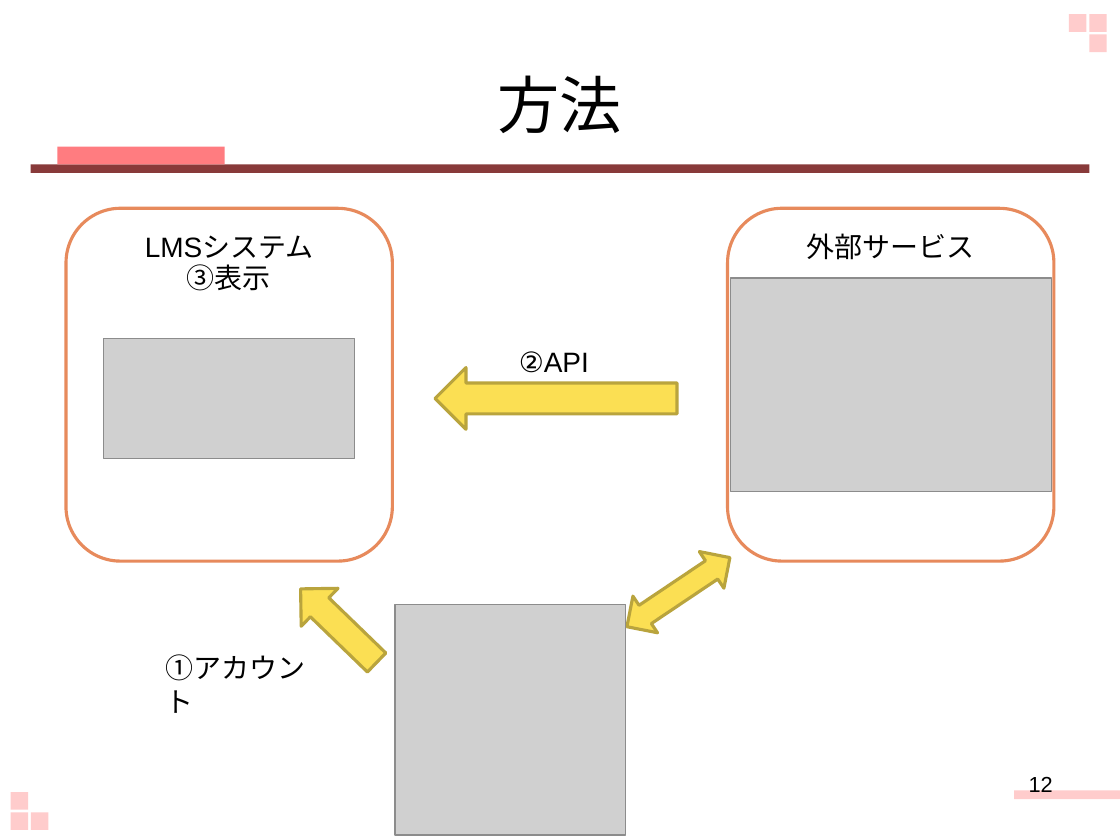
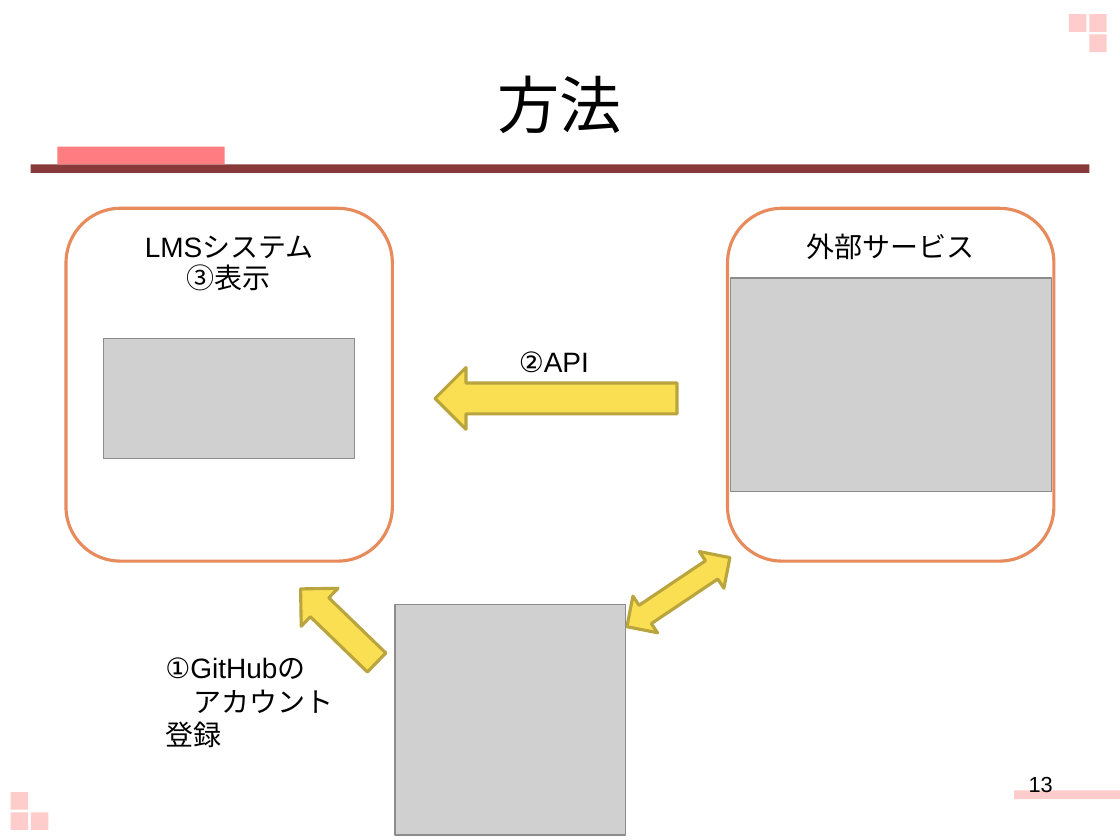
Before and after one commit to keimatsui/kadai, a slide deck: slide 13 of 卒業論文/2012/野口杏子/最終発表.pptx (slide 12 before the commit). Drawn at 1120x840 pixels with LibreOffice and Linux fonts; fonts in the diff are those of the drawing; grey boxes stand for pictures. Boxes give left, top, right and bottom in pixels: in the first picture for what was removed or moved away, otherwise in the second. Text is boxed around its words. In the diff, an @@ line names an element or a change of style, - is before the commit and + after.

```diff
--- a/卒業論文/2012/野口杏子/最終発表.pptx
+++ b/卒業論文/2012/野口杏子/最終発表.pptx
@@ text at (165,657,333,748): text changed @@
-①アカウント
+①GitHubの
+アカウント登録
@@ page number at (1029,775,1053,793): text changed @@
-12
+13
```
Also in this commit, not shown: 6 other slides changed, 1 slide added.
